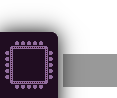
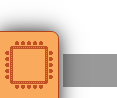
Layer changes from the first w=117, h=98 image to the second:
added group "orange" with 6 layers above "purple" over [0, 31, 59, 98]
added layer "dots #1" in group "orange" over [11, 47, 47, 83]
added layer "cpu border" in group "orange" over [5, 41, 53, 89]
added layer "bar #4" in group "orange" over [0, 32, 58, 98]
added layer "bar edge #1" in group "orange" over [0, 31, 59, 98]
hid group "dark purple" (7 layers) over [0, 32, 58, 98]
